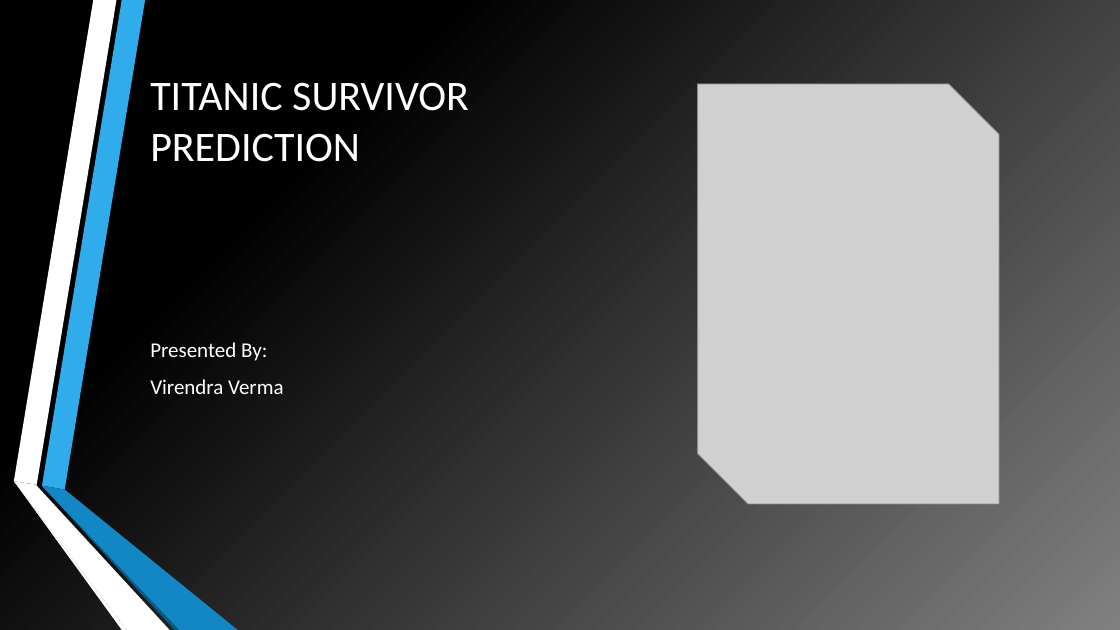
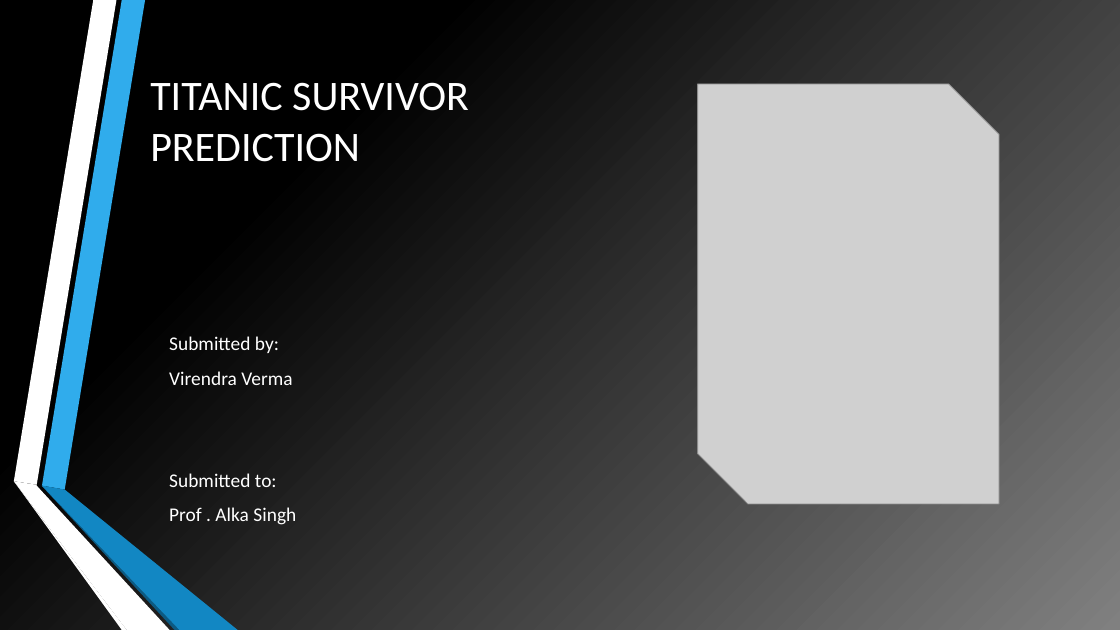
Before and after one commit to VirendraVerma-Viru/Titanic-Project-ML, a slide deck: slide 1 of TITANIC SURVIVOR PREDICTION.pptx. Drawn at 1120x630 pixels with LibreOffice and Linux fonts; fonts in the diff are those of the drawing; grey boxes stand for pictures. Boxes give left, top, right and bottom in pixels: in the first picture for what was removed or moved away, otherwise in the second. Text is boxed around its words. In the diff, an @@ line names an element or a change of style, - is before the commit and + after.

```diff
--- a/TITANIC SURVIVOR PREDICTION.pptx
+++ b/TITANIC SURVIVOR PREDICTION.pptx
@@ text "Submitted by:": place and size @@
-text "Submitted by:" at (150,342,283,394)
+text "Submitted by:" at (169,336,296,525)
@@ text at (169,336,279,353): text changed; size 18 to 16.6 pt @@
-Presented By:
+Submitted by:
@@ text at (169,371,292,385): size 18 to 16.6 pt in "Virendra Verma" @@
@@ text at (169,473,296,525): paragraphs added @@
+Submitted to:
+Prof . Alka Singh
```
Also in this commit, not shown: 5 other slides changed, 8 slides added, 2 other files.
